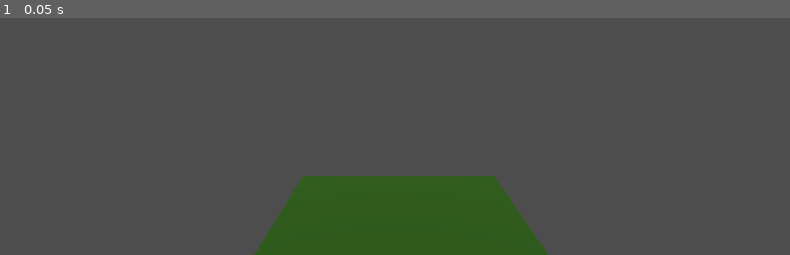
Above: before the commit, frame 1.
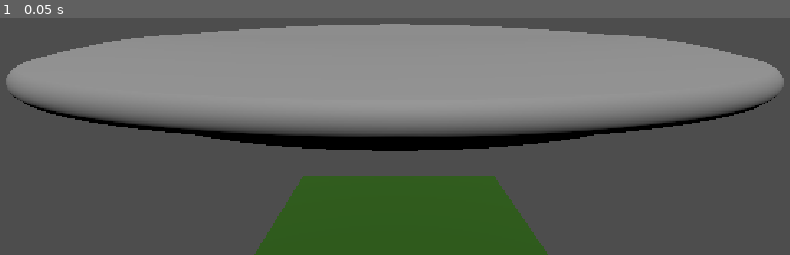
Above: after the commit, the same moment.

Repository: PastarDev/godot-disc-golf
Game: Godot game, scene res://main.tscn
The game is run twice, just before and just after one commit, with the same random seed, the same clock (stepped at 60 frames per second) and the same inputs.
Inputs:
- Up to frame 1 (0.05 s): no input

The runs differ from the first frame. In frame 1, 37% of the frame differs, in the area x 0-100%, y 2-57%.

Commit message:
disc
changed things and added disc to main scene

Diff:
--- a/main.tscn
+++ b/main.tscn
@@ -2,6 +2,7 @@
 
 [ext_resource type="PackedScene" uid="uid://dpfbkytjwr41u" path="res://player.tscn" id="1_0xm2m"]
 [ext_resource type="PackedScene" uid="uid://mrlaexqa04jm" path="res://map1.tscn" id="2_h2yge"]
+[ext_resource type="PackedScene" uid="uid://da5gnc18ghvxf" path="res://sample_disc.tscn" id="3_h2yge"]
 
 [node name="main" type="Node3D" unique_id=1902930073]
 
@@ -13,3 +14,6 @@
 
 [node name="MainSun" type="DirectionalLight3D" parent="." unique_id=69877582]
 transform = Transform3D(1, 0, 0, 0, 0.5210079, 0.85355186, 0, -0.85355186, 0.5210079, 0, 37.1981, 9.467678)
+
+[node name="SampleDisc" parent="." unique_id=1724252949 instance=ExtResource("3_h2yge")]
+transform = Transform3D(1, 0, 0, 0, 1, 0, 0, 0, 1, 0, 0, -131.64722)
--- a/sample_disc.tscn
+++ b/sample_disc.tscn
@@ -1,11 +1,16 @@
 [gd_scene format=3 uid="uid://da5gnc18ghvxf"]
 
-[ext_resource type="PackedScene" uid="uid://bgfavgy5beuaj" path="res://disc.glb" id="1_ofcrh"]
+[ext_resource type="ArrayMesh" uid="uid://bhtdvc5ejb73p" path="res://disc.obj" id="1_ofcrh"]
+
+[sub_resource type="CylinderShape3D" id="CylinderShape3D_lquwl"]
+height = 20.0
+radius = 105.0
 
 [node name="SampleDisc" type="MeshInstance3D" unique_id=1724252949]
-
-[node name="disc" parent="." unique_id=1981764989 instance=ExtResource("1_ofcrh")]
+mesh = ExtResource("1_ofcrh")
 
 [node name="RigidBody3D" type="RigidBody3D" parent="." unique_id=391625750]
 
 [node name="CollisionShape3D" type="CollisionShape3D" parent="RigidBody3D" unique_id=2126489507]
+transform = Transform3D(1, 0, 0, 0, 1, 0, 0, 0, 1, 0, -6.54055, 0)
+shape = SubResource("CylinderShape3D_lquwl")
Binary file removed: disc.glb
Not shown, removed: disc.glb.import
Not shown, added: disc.obj
Not shown, added: disc.obj.import
